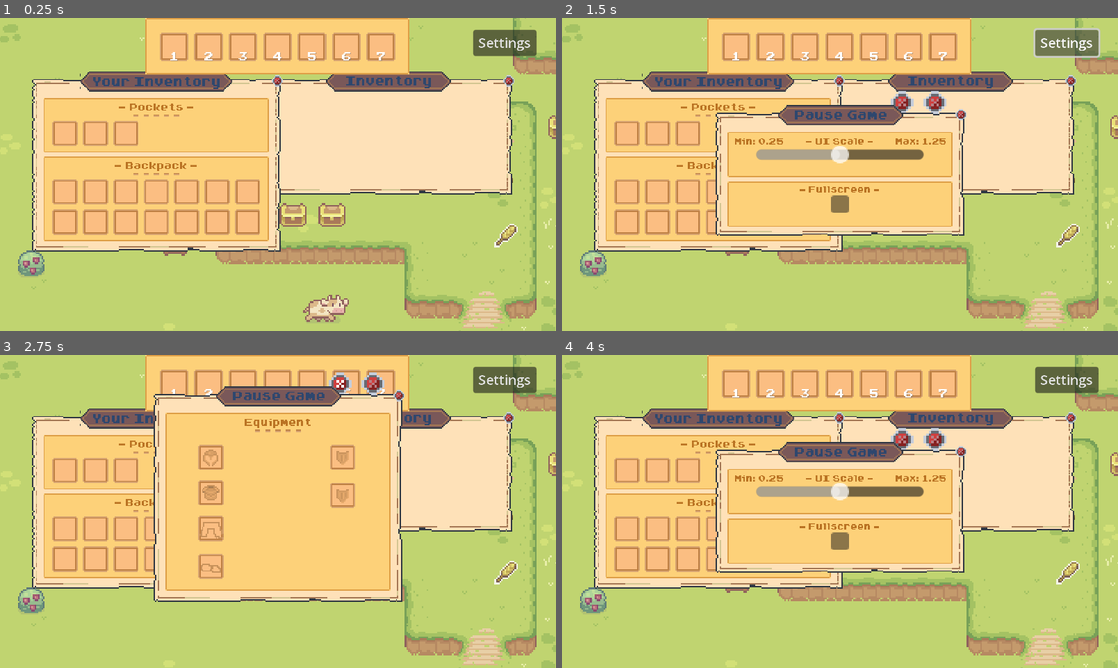
Above: before the commit, frames 1-4 (two rows, left to right).
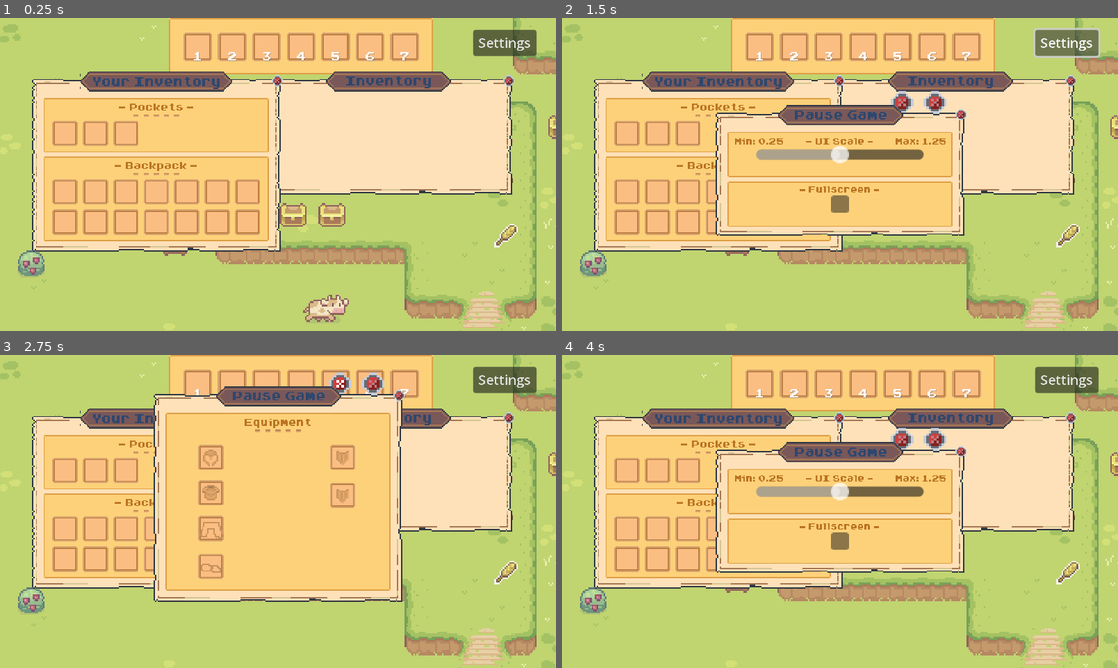
Above: after the commit, the same moments.

Repository: kawaiibats/tacobat
Game: Godot game, scene res://scenes/master.tscn
Two runs of this game, one before a commit and one after it. Both use one fixed random seed, a clock stepped at 60 frames per second and the inputs below. Sound files missing from this copy of the repository are replaced by a short silence.
Inputs (mouse positions are in pixels of both pictures, inside the frame that each line leads up to):
- Up to frame 1 (0.25 s): no input
- Up to frame 2 (1.5 s): drag from (595, 265) to (840, 174) at 0.52 s; click "Settings" at 1.25 s
- Up to frame 3 (2.75 s): click (339, 439) at 2 s
- Up to frame 4 (4 s): click (934, 383) at 2.75 s; tap Enter at 3.5 s; drag from (951, 473) to (840, 511) at 3.52 s

The runs differ from the first frame. In frame 1, 3.4% of the frame differs, in the area x 26-78%, y 0-18%; in frame 2, 3.4%; in frame 3, 2.3%; in frame 4, 3.4%.

Commit message:
reorder UI

Diff:
--- a/scenes/master.tscn
+++ b/scenes/master.tscn
@@ -70,6 +70,14 @@
 layout_mode = 1
 scale = Vector2(0.75, 0.75)
 
+[node name="hotbar" parent="ui/ui_container/windows" instance=ExtResource("7_raxsw")]
+layout_mode = 1
+offset_left = -78.2
+offset_right = 105.8
+scale = Vector2(0.85, 0.85)
+pivot_offset = Vector2(92, 0)
+hotbarSize = 7
+
 [node name="inventory_container" parent="ui/ui_container/windows" instance=ExtResource("3_bsu4f")]
 layout_mode = 1
 anchors_preset = 8
@@ -94,12 +102,6 @@
 offset_bottom = 23.0
 scale = Vector2(0.75, 0.75)
 item_info_path = NodePath("../../item_info")
-
-[node name="hotbar" parent="ui/ui_container/windows" instance=ExtResource("7_raxsw")]
-layout_mode = 1
-scale = Vector2(0.85, 0.85)
-pivot_offset = Vector2(92, 0)
-hotbarSize = 7
 
 [node name="buttons" type="Control" parent="ui/ui_container"]
 layout_mode = 3
